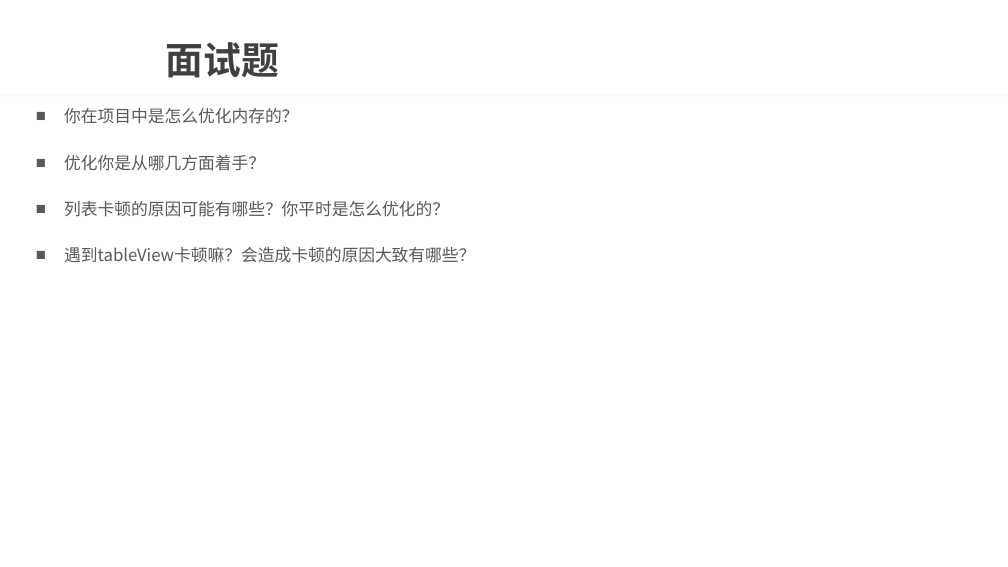
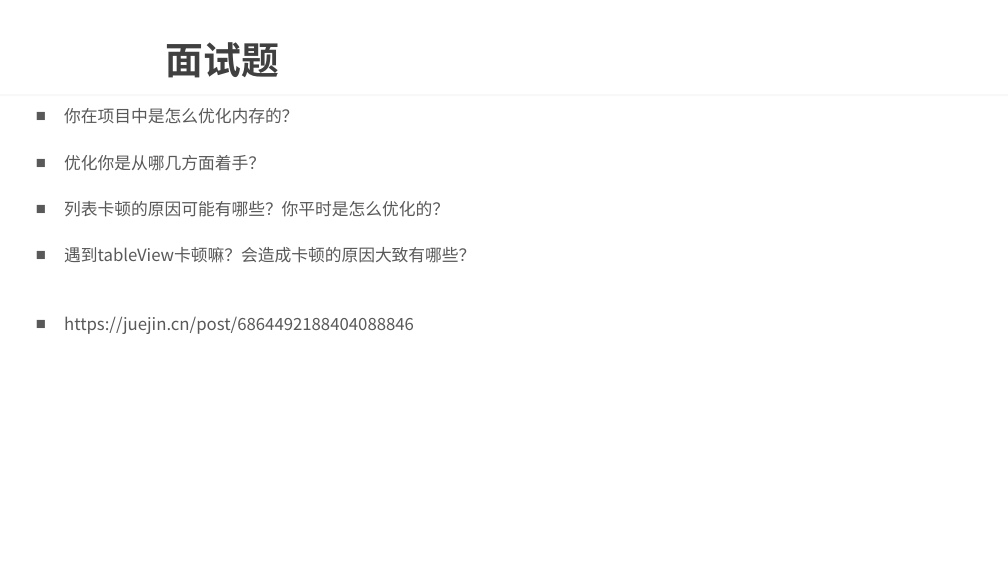
Before and after one commit to wtj900/wtj900.github.io, a slide deck: slide 2 of file/面试文档/06-性能优化.pptx. Drawn at 1008x567 pixels with LibreOffice and Linux fonts; fonts in the diff are those of the drawing; background and template pictures are left out. Boxes give left, top, right and bottom in pixels: in the first picture for what was removed or moved away, otherwise in the second. Text is boxed around its words. In the diff, an @@ line names an element or a change of style, - is before the commit and + after.

```diff
--- a/file/面试文档/06-性能优化.pptx
+++ b/file/面试文档/06-性能优化.pptx
@@ text at [64,316,414,334]: paragraph added @@
+■ https://juejin.cn/post/6864492188404088846
```
Also in this commit, not shown: 1 other slide changed, 2 other files.
